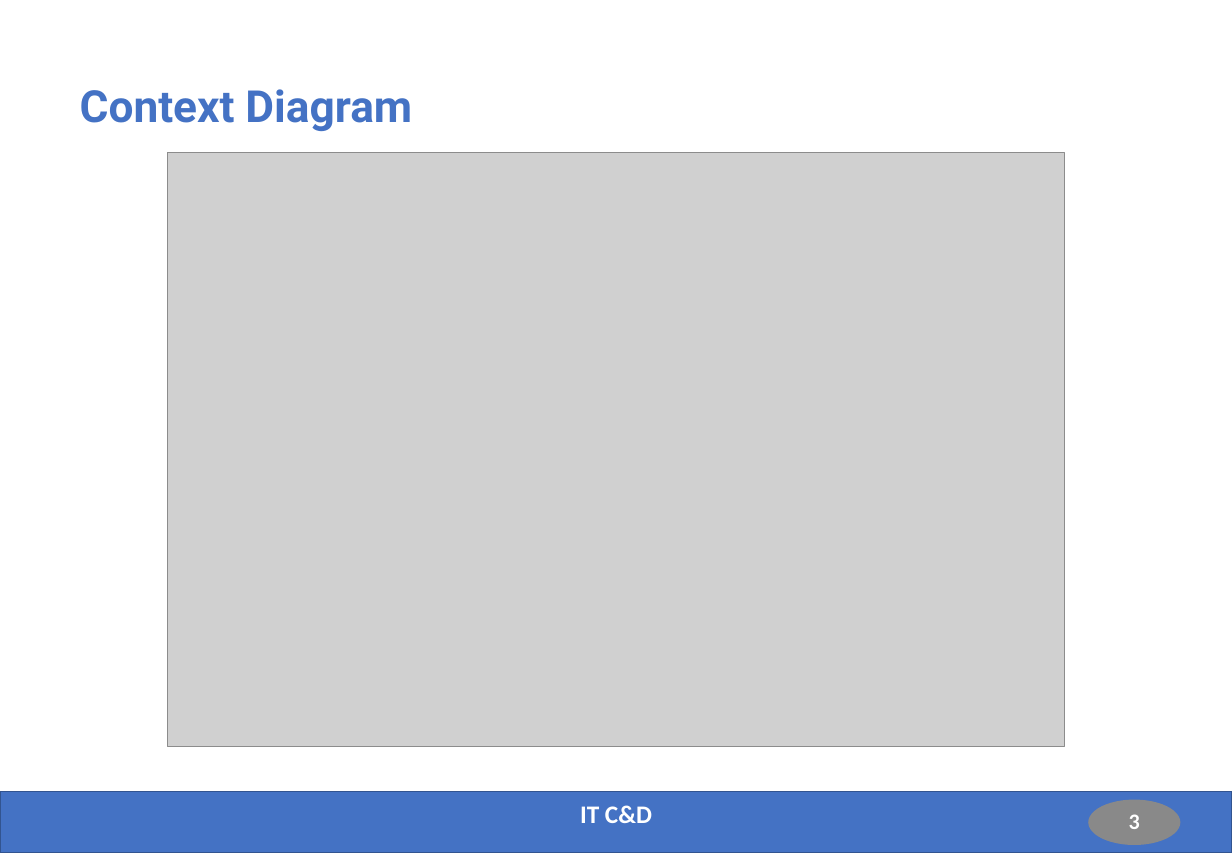
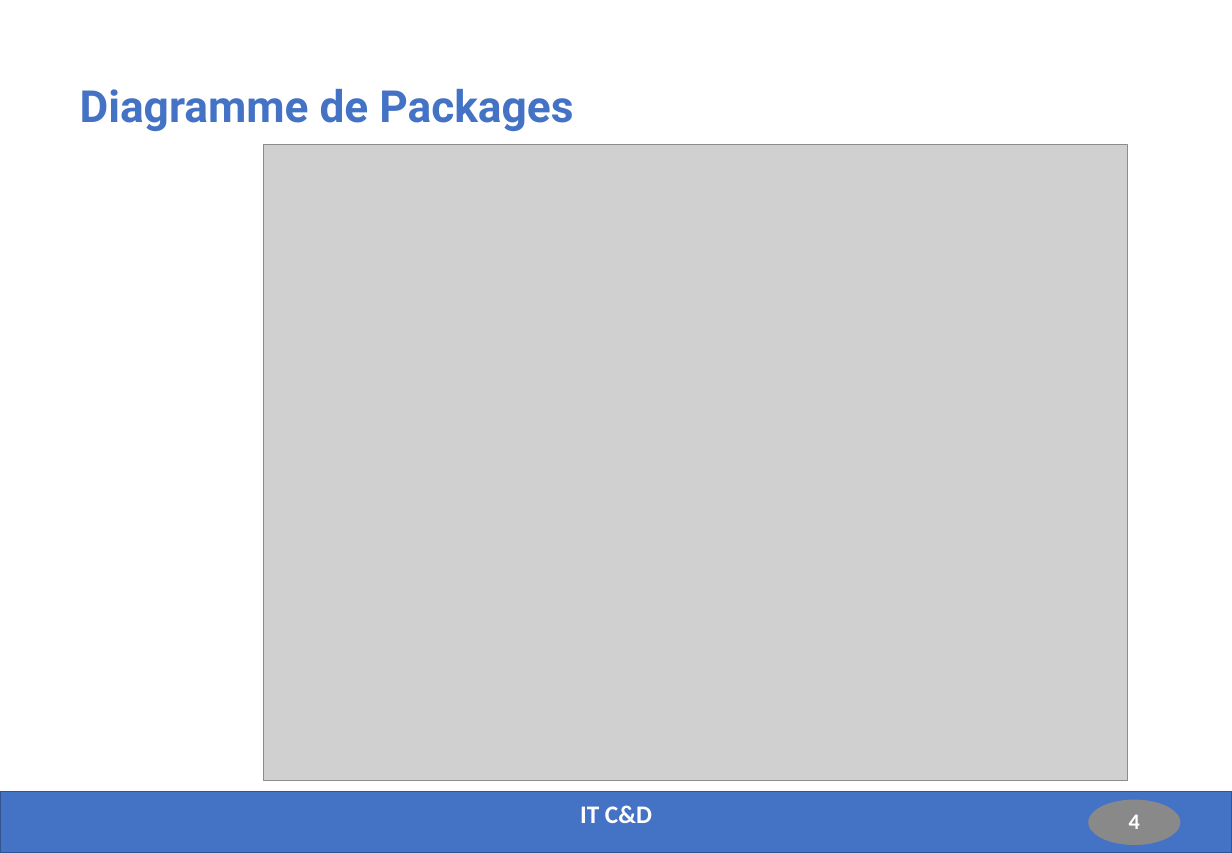
Before and after one commit to Fabrice-64/OC_Project_6, a slide deck: slide 4 of Presentation_Projet_6.pptx (slide 3 before the commit). Drawn at 1232x853 pixels with LibreOffice and Linux fonts; fonts in the diff are those of the drawing; grey boxes stand for pictures. Boxes give left, top, right and bottom in pixels: in the first picture for what was removed or moved away, otherwise in the second. Text is boxed around its words. In the diff, an @@ line names an element or a change of style, - is before the commit and + after.

```diff
--- a/Presentation_Projet_6.pptx
+++ b/Presentation_Projet_6.pptx
@@ title at bbox=[80, 89, 573, 131]: text changed @@
-Context Diagram
+Diagramme de Packages
@@ picture: place and size @@
-picture at bbox=[167, 152, 1065, 746]
+picture at bbox=[264, 144, 1128, 780]
@@ page number at bbox=[1129, 814, 1140, 829]: text changed @@
-3
+4
```
Also in this commit, not shown: 3 other slides changed, 5 slides added, 3 slides removed, 16 other files.
